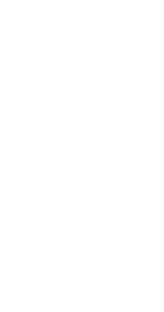
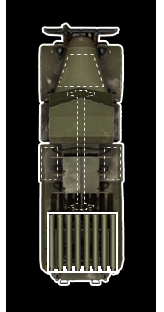
Layered file, before and after one edit (164px x 312px). Changes by layer:
hid "Layer 4" over bbox(6, 0, 156, 312)
added layer "Lines" (1st of 2) above "Body" over bbox(41, 54, 121, 210)
added layer "Body" above "Lines" over bbox(40, 24, 123, 284)
hid "Lines" (2nd of 2) over bbox(37, 194, 122, 271)
removed layer "Layer 5" over bbox(20, 25, 141, 289)
